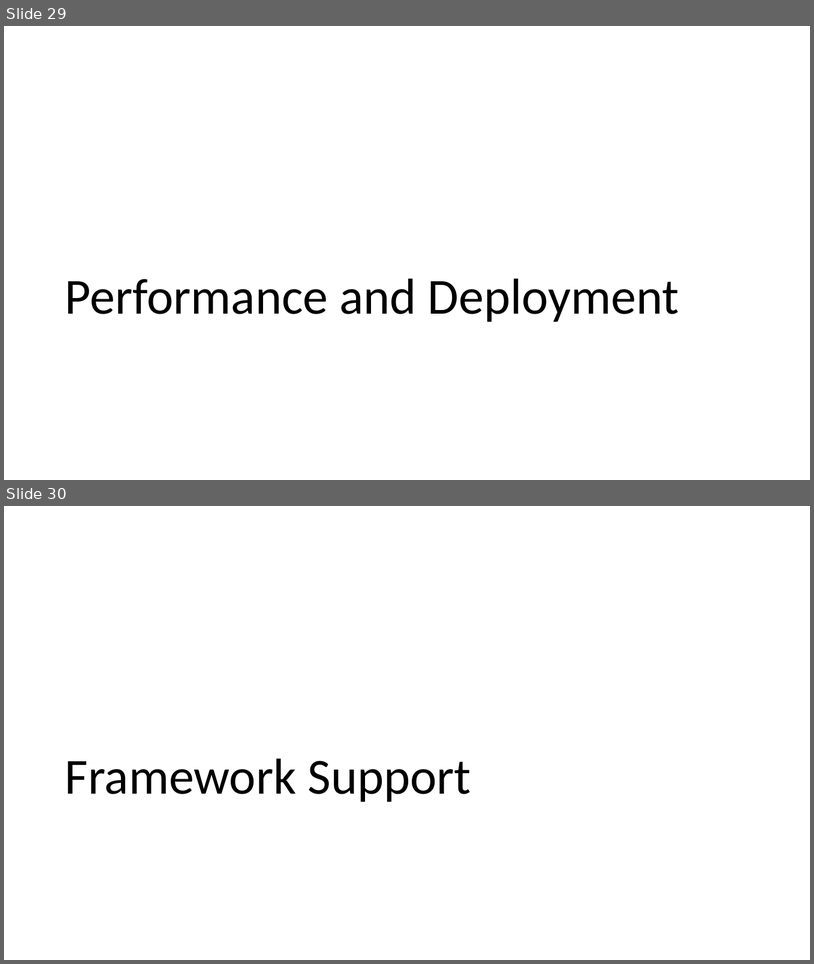
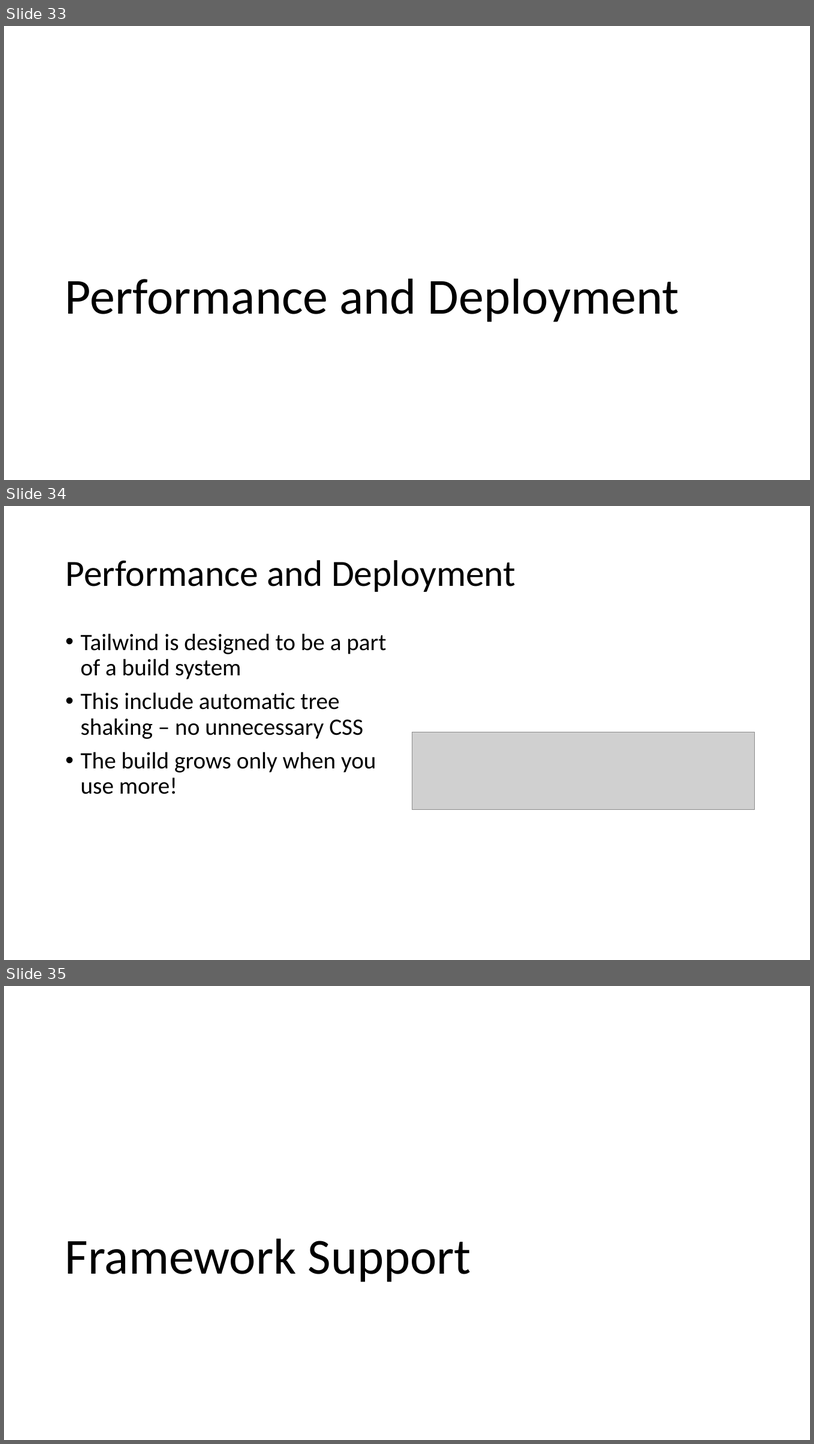
Before and after one commit to 1kevgriff/TailwindEssentials, a slide deck: Slides/Tailwind Essentials.pptx. Shown one above the other, each under a label of ours: slides 29 and 30 before the commit, slides 33, 34 and 35 after it. The pictures are 814x964 and 814x1444 pixels, drawn with LibreOffice and Linux fonts; fonts in the diff are those of the drawing; grey boxes stand for pictures. Boxes give left, top, right and bottom in pixels: in the first picture for what was removed or moved away, otherwise in the second. Text is boxed around its words. In the diff, an @@ line names an element or a change of style, - is before the commit and + after.

```diff
--- a/Slides/Tailwind Essentials.pptx
+++ b/Slides/Tailwind Essentials.pptx
@@ slide 34 added at (4,506,810,960), background #FFFFFF @@
@@ title added at (65,560,516,592), 44 pt, text #000000 @@
+Performance and Deployment
@@ text added at (81,633,386,794), 28 pt, text #000000 @@
+• Tailwind is designed to be a part of a build system
+• This include automatic tree shaking – no unnecessary CSS
+• The build grows only when you use more!
@@ picture added at (413,732,755,810) @@
@@ what was slide 29 is now slide 33 @@
@@ what was slide 30 is now slide 35 @@
```
Also in this commit, not shown: 4 other slides added, 17 other files.
